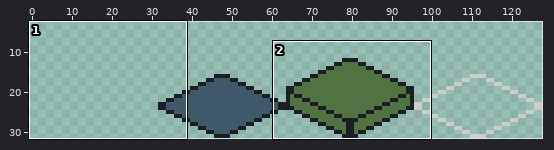
Sprite sheet, stored at res/img/iso32.png. The first picture is a wide view before the edit; the outline marks the close-up.
Close-up. Before the commit:
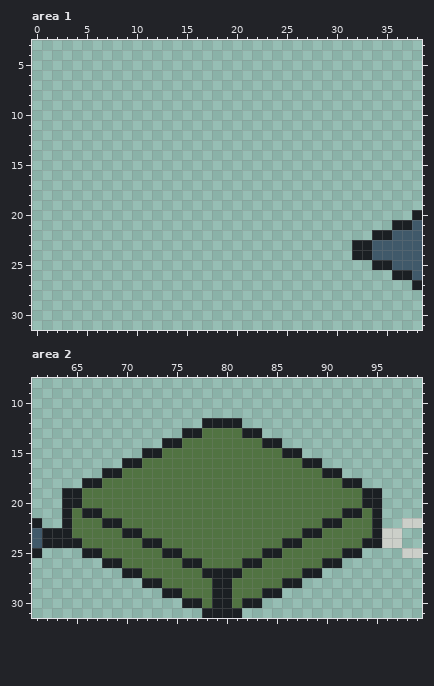
The file is 128x32 pixels. Shown: area 1: x 0..38, y 3..31; area 2: x 61..99, y 8..31. The wide view leaves out empty margins.
Now the later version:
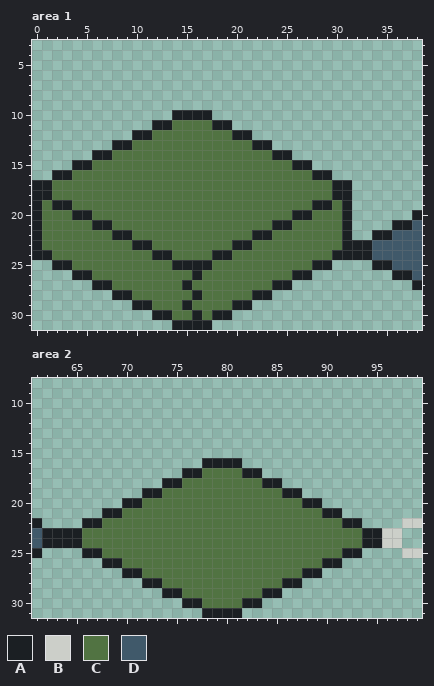
Palette (. is transparent): A #1b1f23  B #cccfc9  C #517342  D #40596a
Difference:
Changed rows in their new state; - is an unchanged pixel.
Area 1:
first column x 0:
10 --------------AAAA--------------
11 ------------AACCCCAA------------
12 ----------AACCCCCCCCAA----------
13 --------AACCCCCCCCCCCCAA--------
14 ------AACCCCCCCCCCCCCCCCAA------
15 ----AACCCCCCCCCCCCCCCCCCCCAA----
16 --AACCCCCCCCCCCCCCCCCCCCCCCCAA--
17 AACCCCCCCCCCCCCCCCCCCCCCCCCCCCAA
18 AACCCCCCCCCCCCCCCCCCCCCCCCCCCCAA
19 ACAACCCCCCCCCCCCCCCCCCCCCCCCAACA
20 ACCCAACCCCCCCCCCCCCCCCCCCCAACCCA
21 ACCCCCAACCCCCCCCCCCCCCCCAACCCCCA
22 ACCCCCCCAACCCCCCCCCCCCAACCCCCCCA
23 ACCCCCCCCCAACCCCCCCCAACCCCCCCCCA
24 AACCCCCCCCCCAACCCCAACCCCCCCCCCAA
25 --AACCCCCCCCCCAAAACCCCCCCCCCAA--
26 ----AACCCCCCCCCCACCCCCCCCCAA----
27 ------AACCCCCCCACCCCCCCCAA------
28 --------AACCCCCCACCCCCAA--------
29 ----------AACCCACCCCAA----------
30 ------------AACCACAA------------
31 --------------AAAA--------------
Area 2:
first column x 64:
12 --------------....--------------
13 ------------........------------
14 ----------............----------
15 --------................--------
16 ------........AAAA........------
17 ----........AA----AA........----
18 --........AA--------AA........--
19 ........AA------------AA........
20 ......AA----------------AA......
21 ....AA--------------------AA....
22 ..AACC--------------------CCAA..
23 -A----CC----------------CC----A-
24 --------CC------------CC--------
25 ----------CC--------CC----------
26 ------------CC----CC------------
27 --------------CCCC--------------
28 ---------------CC---------------
29 ---------------CC---------------
30 ---------------CC---------------
Where, in picture pixels (left, top, right, bottom), the same in both close-ups:
added: (32, 110, 352, 330)
changed: (62, 418, 382, 608)
